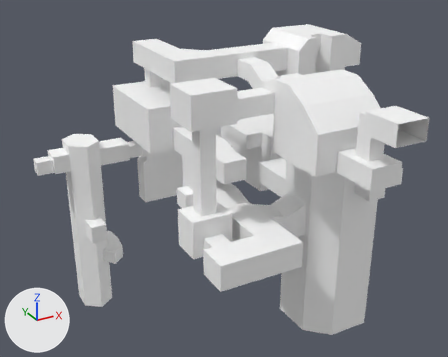
The glTF model Models/level-7.glb, before and after one commit.
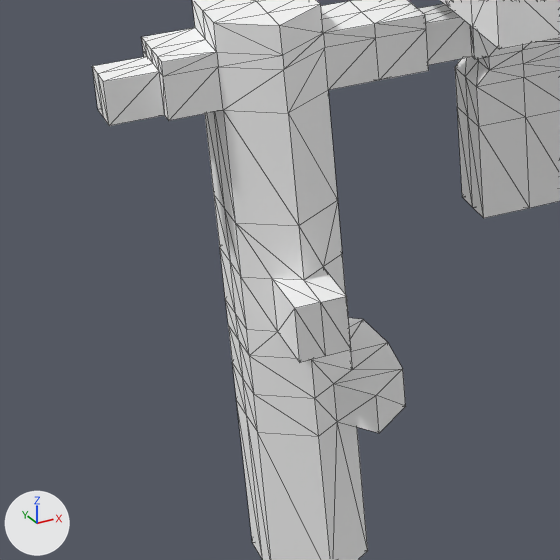
Each version is shown whole from a camera (50 mm lens) standing at (-53.7, -57.8, 33.4) and looking at (0.4, 40.5, -15.8), then close up on the part from 2% to 37% of the width and 39% to 84% of the height. The axes (+X, +Y, +Z) are drawn at lower left. The lights are the same throughout. The first two pictures are the older version. The close-ups show mesh edges as thin lines. Vertices at exactly the same position are counted once.

The first close-up shows 'level-7'.
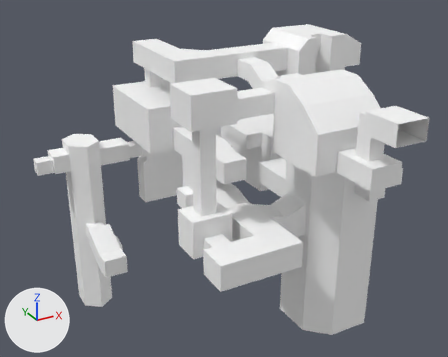
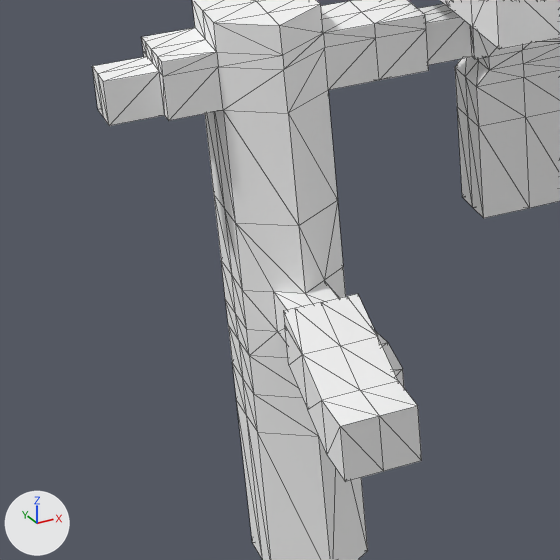
Commit message: working on level 7

The change in detail:
me_level_7 is used by ob_level_7; location (0.0, 0.0, 0.0).
me_level_7 had 1333 vertices, 2634 faces and spanned x -29.0..28.5, y -7.0..82.0, z -57.0..12.0.
me_level_7 now has 1360 vertices, 2688 faces and spans x -29.0..28.5, y -7.0..82.0, z -57.0..12.0.
Part 1, on me_level_7:
3 vertices are removed from x -20.2..-16.8, y 68.5..69.7, z -33.0.
21 faces are deleted.
7 vertices in x -22.0..-15.0, y 71.0..78.5, z -33.0 move by (0.0, 0.0, -1.0).
24 vertices are added at x -21.0..-16.0, y 58.0..69.7, z -40.0..-33.0.
6 new vertices lie (0.0, -3.5, 0.0) away from vertices in x -21.0..-16.0, y 58.0, z -40.0..-36.0.
75 new faces join them.

Pixel boxes (x1, y1, x2, y2) of what changed, in the close-ups (560 x 560 px):
part 1 of me_level_7, built on: before (214, 195, 351, 362); after (214, 195, 422, 482)
